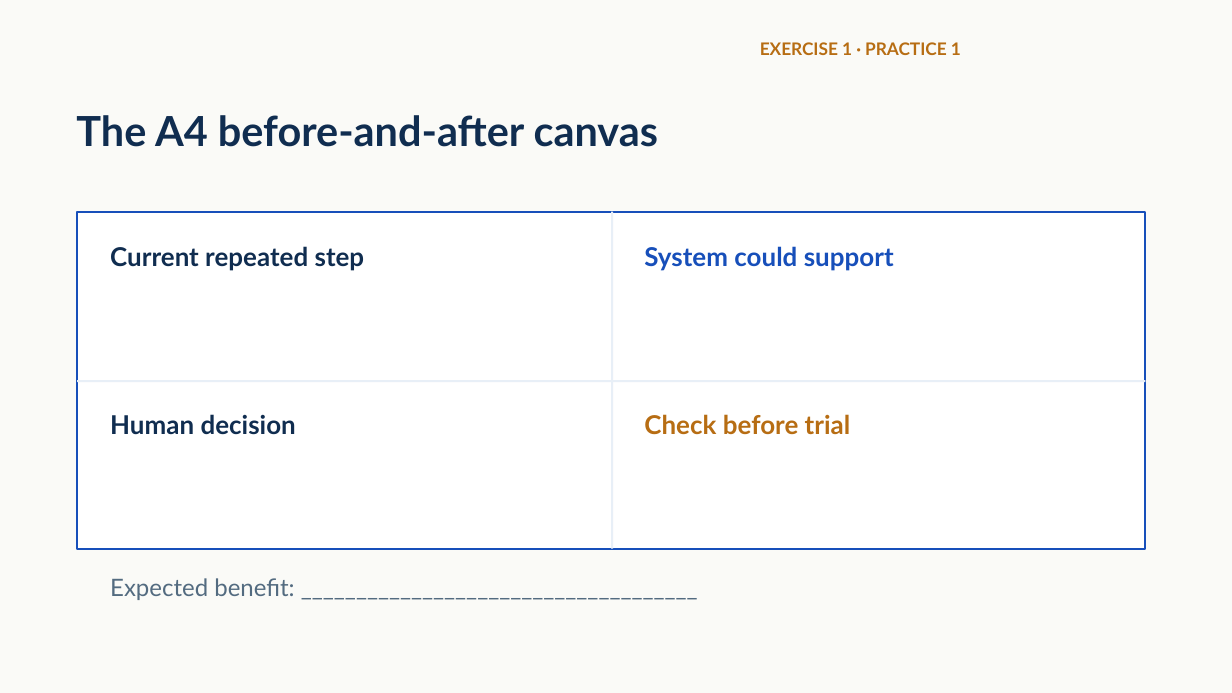
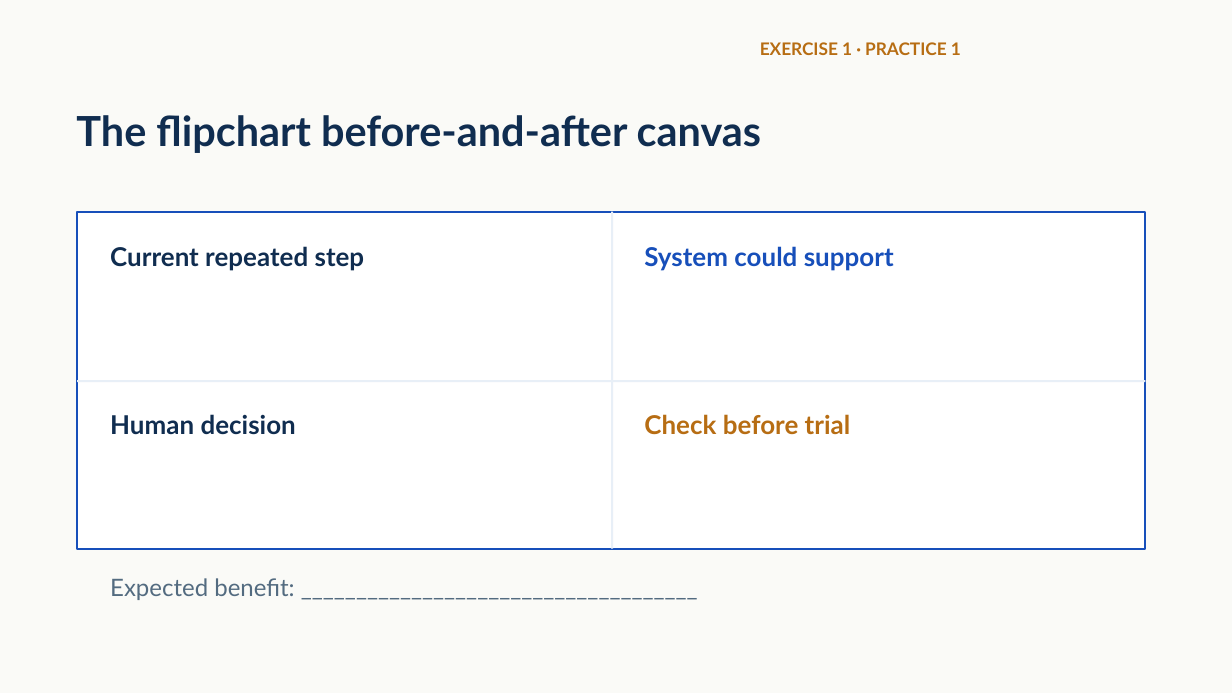
Before and after one commit to teerasej/power-automate-leadership-workshop, a slide deck: slide 9 of docs/public/downloads/strategic-automation-leadership-en-revised-v3.pptx. Drawn at 1232x693 pixels with LibreOffice and Linux fonts; fonts in the diff are those of the drawing. Boxes give left, top, right and bottom in pixels: in the first picture for what was removed or moved away, otherwise in the second. Text is boxed around its words. In the diff, an @@ line names an element or a change of style, - is before the commit and + after.

```diff
--- a/docs/public/downloads/strategic-automation-leadership-en-revised-v3.pptx
+++ b/docs/public/downloads/strategic-automation-leadership-en-revised-v3.pptx
@@ text at box(76, 115, 761, 153): text changed @@
-The A4 before-and-after canvas
+The flipchart before-and-after canvas
```
Also in this commit, not shown: 1 other slide changed, 2 slides added, 2 slides removed, 16 other files.
